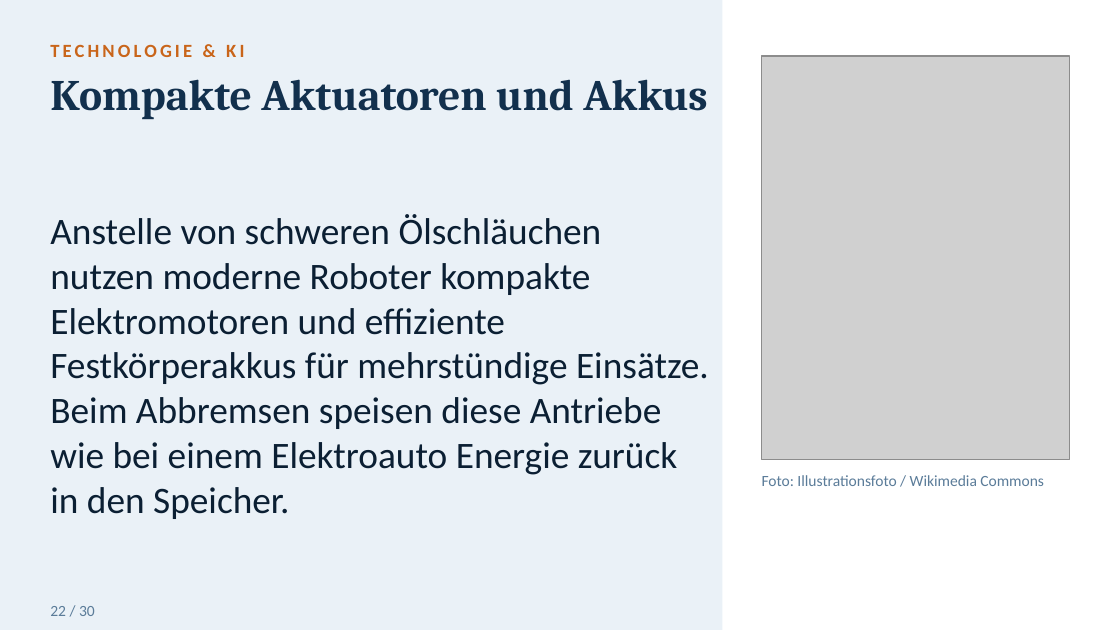
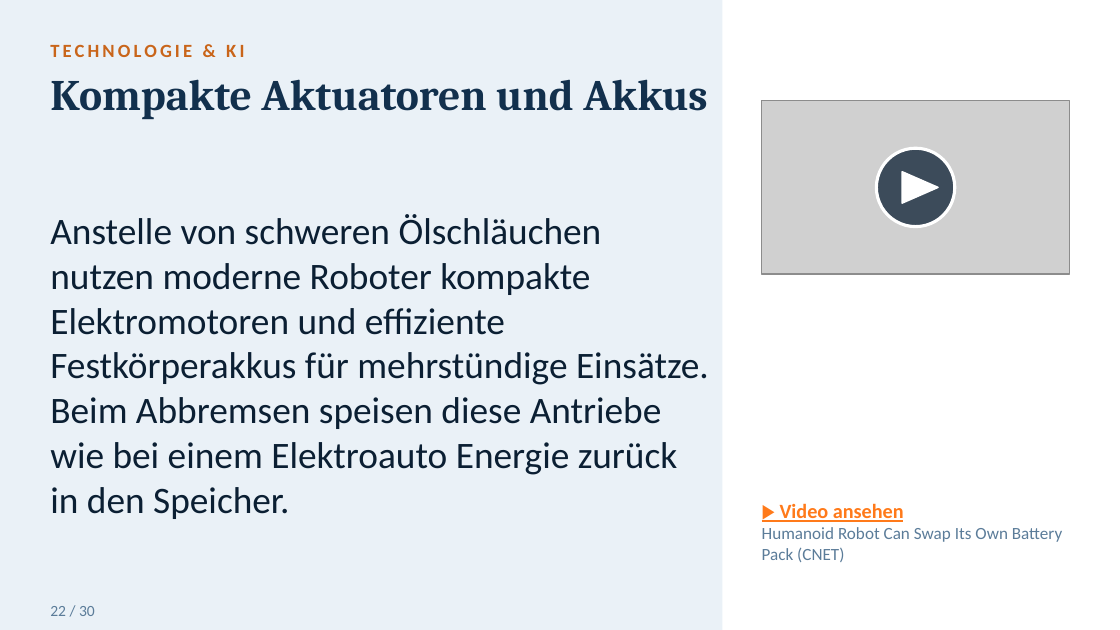
Before and after one commit to toshkaraf/tagesf-rderst-tte, a slide deck: slide 23 of Humanoide_Roboter_gross.pptx. Drawn at 1120x630 pixels with LibreOffice and Linux fonts; fonts in the diff are those of the drawing; grey boxes stand for pictures. Boxes give left, top, right and bottom in pixels: in the first picture for what was removed or moved away, otherwise in the second. Text is boxed around its words. In the diff, an @@ line names an element or a change of style, - is before the commit and + after.

```diff
--- a/Humanoide_Roboter_gross.pptx
+++ b/Humanoide_Roboter_gross.pptx
@@ picture: place and size @@
-picture at (762, 56, 1070, 459)
+picture at (762, 101, 1070, 274)
@@ ellipse added at (877, 148, 955, 226), fill #0B1F33 at 75% opacity, outline #FFFFFF 2 pt @@
@@ triangle added at (902, 171, 937, 203), fill #FFFFFF, outline #FFFFFF 1 pt @@
@@ text removed at (762, 475, 1044, 486) @@
-Foto: Illustrationsfoto / Wikimedia Commons
@@ text added at (762, 503, 1062, 562), 11 pt, text #5B7C99 @@
+▶ Video ansehen
+Humanoid Robot Can Swap Its Own Battery Pack (CNET)
```
Also in this commit, not shown: 9 other slides changed.
